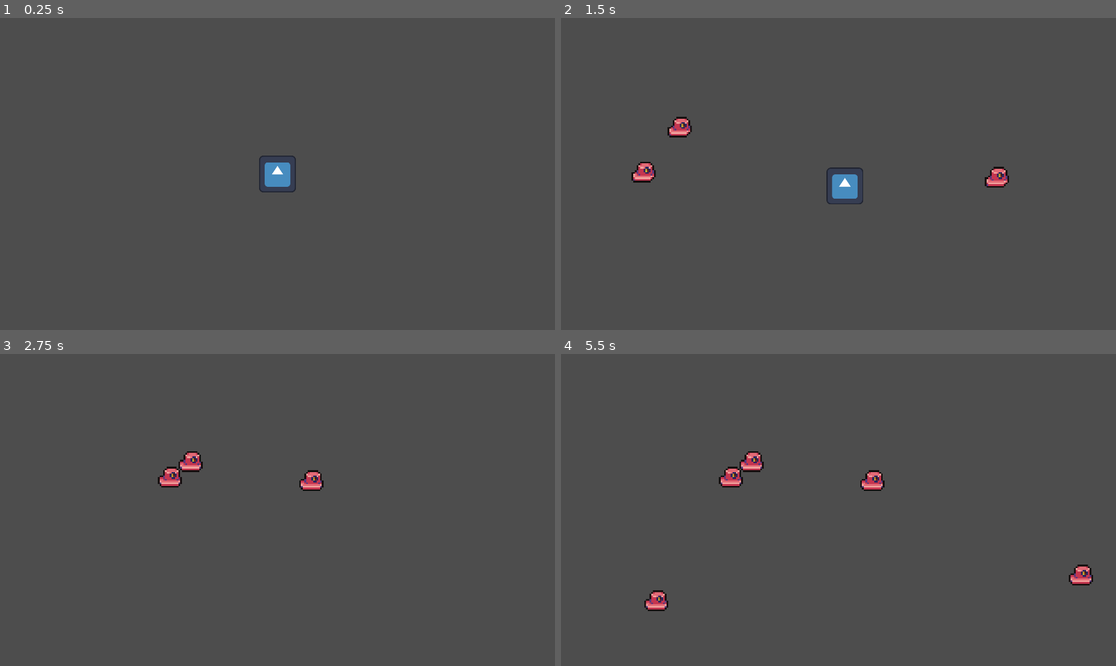
Above: before the commit, frames 1-4 (two rows, left to right).
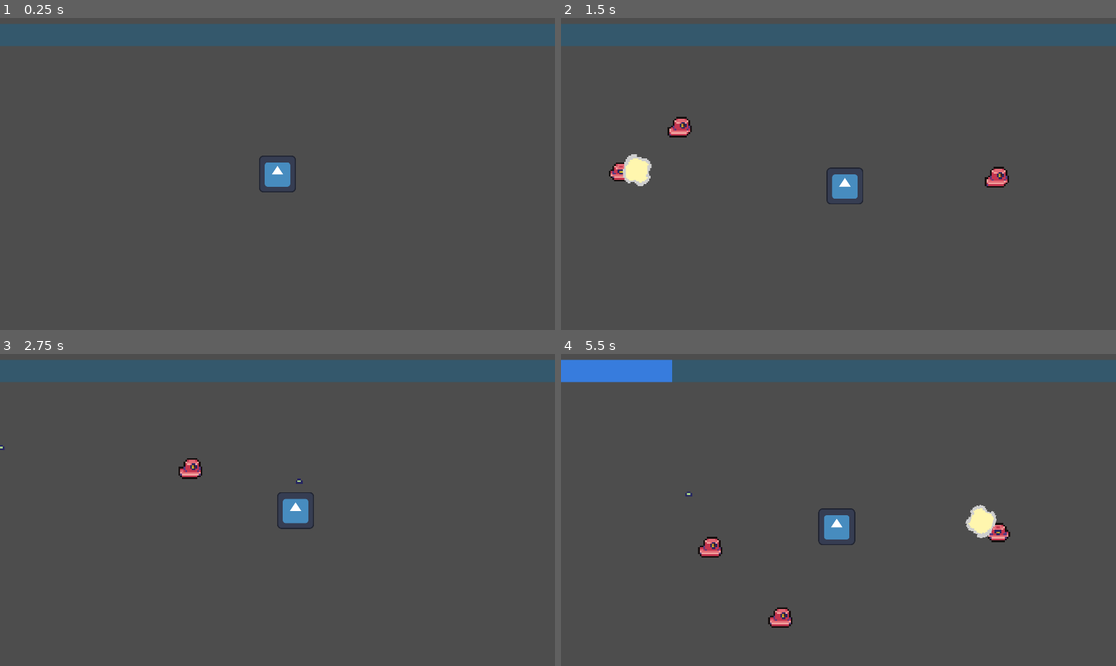
Above: after the commit, the same moments.

Repository: DragonEyeGames/Alien-Fun
Game: Godot game, scene res://main.tscn
Two runs of this game, one before a commit and one after it. Both use one fixed random seed, a clock stepped at 60 frames per second and the inputs below. The engine's default icon, where the game draws it, is replaced by a stand-in: a white triangle on a blue panel in a dark square.
Inputs:
- Up to frame 1 (0.25 s): no input
- Up to frame 2 (1.5 s): tap Enter at 0.5 s; hold D (Right) 0.53-1.28 s; tap Alt at 0.6 s; hold S (Down) from 1.28 s (still down); tap Shift at 1.35 s
- Up to frame 3 (2.75 s): release S (Down) at 2.03 s; hold D (Right) from 2.03 s (still down); tap Alt at 2.1 s
- Up to frame 4 (5.5 s): release D (Right) at 2.78 s; hold W (Up) 2.78-3.53 s; tap Shift at 2.85, 4.35 s; hold A (Left) 3.53-5.03 s; tap Alt at 3.6, 5.1 s; tap Space at 5 s; hold S (Down) from 5.03 s (still down)

The runs differ from the first frame. In frame 1, 6.9% of the frame differs, in the area x 0-100%, y 2-9%; in frame 2, 7.5%; in frame 3, 8.2%; in frame 4, 9.7%, in the area x 0-100%, y 1-88%.

Commit message:
Level Up WIP
msking it so the player can level up!

Diff:
--- /dev/null
+++ b/WeaponManager.gd
@@ -0,0 +1,26 @@
+extends Node
+
+var items = {
+	"fireball": {
+		"level": 1,
+		"stats" : {
+			"damage": 5,
+			"speed": 2,
+			"size": 1.0,
+			"count": 1
+		}
+	},
+
+	"shield": {
+		"level": 1,
+		"max_level": 5,
+		"stats": {
+			"hp": 100,
+			"regen": 1.0
+		},
+		"upgrades": {
+			"hp": 1.30,
+			"regen": 1.05
+		}
+	}
+}
--- a/enemy.gd
+++ b/enemy.gd
@@ -17,6 +17,7 @@
 		if(canAttack and len(attacking)>=1):
 			canAttack=false
 			for item in attacking:
+				print("Badook")
 				item.attack(damage)
 			await get_tree().create_timer(attackTime).timeout
 			canAttack=true
--- a/enemy.tscn
+++ b/enemy.tscn
@@ -130,6 +130,7 @@
 collision_mask = 3
 script = ExtResource("1_4gyqm")
 speed = 0.9
+damage = 1
 
 [node name="Icon" type="AnimatedSprite2D" parent="."]
 texture_filter = 1
--- a/fireball.gd
+++ b/fireball.gd
@@ -6,7 +6,7 @@
 	velocity=target.global_position-global_position
 	look_at(target.global_position)
 	rotation_degrees-=90
-	velocity*=3
+	velocity*=2
 
 func _physics_process(_delta: float) -> void:
 	move_and_slide()
--- /dev/null
+++ b/hud.gd
@@ -0,0 +1,52 @@
+extends CanvasLayer
+
+@export var player: Player
+var xpOffset:=0.0
+var bar: ProgressBar
+var options=["Fireball", "Lightning", "Player"]
+var powerups = [["Damage", "Projectiles", "Speed", "Size"], ["Speed", "Health"]]
+func _ready() -> void:
+	bar=$ProgressBar
+
+func _process(_delta: float) -> void:
+	bar.value=player.xp-xpOffset
+	if(bar.value >=bar.max_value):
+		bar.value-=bar.max_value
+		xpOffset+=bar.max_value
+		bar.max_value+=round((bar.max_value/2))
+		levelUp()
+
+func levelUp():
+	get_tree().paused=true
+	var backupOptions = options.duplicate()
+	var choice = backupOptions.pick_random()
+
+	var backupPowers = powerups.duplicate()
+
+	$LevelUp/VBoxContainer/Slot/RichTextLabel.text=choice
+	var backupPowerList = backupPowers[options.find(choice)]
+	backupOptions.erase(choice)
+	var item1 = backupPowerList.pick_random()
+	backupPowerList.erase(item1)
+	var item2 = backupPowerList.pick_random()
+	backupPowerList.erase(item2)
+	$LevelUp/VBoxContainer/Slot/RichTextLabel2.text=item1 + ": 1 -> 2, " + item2 + ": 1 -> 2"
+	choice = backupOptions.pick_random()
+	$LevelUp/VBoxContainer/Slot2/RichTextLabel.text=choice
+	backupOptions.erase(choice)
+	choice = backupOptions.pick_random()
+	$LevelUp/VBoxContainer/Slot3/RichTextLabel.text=choice
+	backupOptions.erase(choice)
+	$LevelUp.visible=true
+
+
+func _on__pressed() -> void:
+	print("1")
+
+
+func _on_two_pressed() -> void:
+	print("2")
+
+
+func _on_three_pressed() -> void:
+	print("3")
--- /dev/null
+++ b/hud.tscn
@@ -0,0 +1,232 @@
+[gd_scene load_steps=5 format=3 uid="uid://b63htkdr5kjxk"]
+
+[ext_resource type="Script" uid="uid://d3otae7uu46w" path="res://hud.gd" id="1_37p78"]
+[ext_resource type="FontFile" uid="uid://7we6om3e3y5a" path="res://SpaceShards-RpExo.ttf" id="2_64ctp"]
+
+[sub_resource type="StyleBoxFlat" id="StyleBoxFlat_37p78"]
+bg_color = Color(0.20452014, 0.34521127, 0.4255934, 1)
+
+[sub_resource type="StyleBoxFlat" id="StyleBoxFlat_64ctp"]
+bg_color = Color(0.21514505, 0.4861815, 0.86815435, 1)
+
+[node name="HUD" type="CanvasLayer"]
+process_mode = 3
+script = ExtResource("1_37p78")
+
+[node name="ProgressBar" type="ProgressBar" parent="."]
+anchors_preset = 14
+anchor_top = 0.5
+anchor_right = 1.0
+anchor_bottom = 0.5
+offset_top = -519.0
+offset_bottom = -443.0
+grow_horizontal = 2
+grow_vertical = 2
+theme_override_styles/background = SubResource("StyleBoxFlat_37p78")
+theme_override_styles/fill = SubResource("StyleBoxFlat_64ctp")
+max_value = 10.0
+show_percentage = false
+
+[node name="LevelUp" type="Control" parent="."]
+visible = false
+z_index = 1
+layout_mode = 3
+anchors_preset = 0
+offset_left = 596.0
+offset_top = 242.0
+offset_right = 1306.0
+offset_bottom = 841.0
+
+[node name="ColorRect2" type="ColorRect" parent="LevelUp"]
+z_index = -1
+layout_mode = 1
+anchors_preset = 15
+anchor_right = 1.0
+anchor_bottom = 1.0
+offset_left = -6.0
+offset_top = -4.0
+offset_right = 7.0
+offset_bottom = 5.0
+grow_horizontal = 2
+grow_vertical = 2
+color = Color(0, 0, 0, 1)
+
+[node name="ColorRect" type="ColorRect" parent="LevelUp"]
+z_index = -1
+layout_mode = 1
+anchors_preset = 15
+anchor_right = 1.0
+anchor_bottom = 1.0
+grow_horizontal = 2
+grow_vertical = 2
+color = Color(0.99607843, 0.99607843, 0.85490197, 1)
+
+[node name="RichTextLabel" type="RichTextLabel" parent="LevelUp"]
+layout_mode = 0
+offset_top = -4.0
+offset_right = 716.0
+offset_bottom = 112.0
+theme_override_colors/default_color = Color(0, 0, 0, 1)
+theme_override_fonts/normal_font = ExtResource("2_64ctp")
+theme_override_font_sizes/normal_font_size = 100
+text = "Level Up"
+horizontal_alignment = 1
+vertical_alignment = 1
+
+[node name="VBoxContainer" type="VBoxContainer" parent="LevelUp"]
+layout_mode = 0
+offset_left = 11.0
+offset_top = 124.0
+offset_right = 698.0
+offset_bottom = 722.0
+
+[node name="Slot" type="Control" parent="LevelUp/VBoxContainer"]
+custom_minimum_size = Vector2(0, 150)
+layout_mode = 2
+
+[node name="ColorRect" type="ColorRect" parent="LevelUp/VBoxContainer/Slot"]
+layout_mode = 1
+anchors_preset = 15
+anchor_right = 1.0
+anchor_bottom = 1.0
+grow_horizontal = 2
+grow_vertical = 2
+mouse_filter = 2
+color = Color(0.35686275, 0.5568628, 0, 1)
+
+[node name="RichTextLabel" type="RichTextLabel" parent="LevelUp/VBoxContainer/Slot"]
+layout_mode = 0
+offset_top = 3.0
+offset_right = 687.0
+offset_bottom = 65.0
+mouse_filter = 2
+theme_override_colors/default_color = Color(0, 0, 0, 1)
+theme_override_fonts/normal_font = ExtResource("2_64ctp")
+theme_override_font_sizes/normal_font_size = 54
+text = "Fireball"
+horizontal_alignment = 1
+vertical_alignment = 1
+
+[node name="RichTextLabel2" type="RichTextLabel" parent="LevelUp/VBoxContainer/Slot"]
+layout_mode = 0
+offset_top = 67.0
+offset_right = 687.0
+offset_bottom = 150.0
+mouse_filter = 2
+theme_override_colors/default_color = Color(0, 0, 0, 1)
+theme_override_fonts/normal_font = ExtResource("2_64ctp")
+theme_override_font_sizes/normal_font_size = 41
+text = "Projectiles: 1 -> 2, Damage: 3 -> 5"
+horizontal_alignment = 1
+vertical_alignment = 1
+
+[node name="1" type="Button" parent="LevelUp/VBoxContainer/Slot"]
+layout_mode = 1
+anchors_preset = 15
+anchor_right = 1.0
+anchor_bottom = 1.0
+grow_horizontal = 2
+grow_vertical = 2
+flat = true
+
+[node name="Slot2" type="Control" parent="LevelUp/VBoxContainer"]
+custom_minimum_size = Vector2(0, 150)
+layout_mode = 2
+
+[node name="ColorRect" type="ColorRect" parent="LevelUp/VBoxContainer/Slot2"]
+layout_mode = 1
+anchors_preset = 15
+anchor_right = 1.0
+anchor_bottom = 1.0
+grow_horizontal = 2
+grow_vertical = 2
+mouse_filter = 2
+color = Color(0.8862745, 0.5137255, 0, 1)
+
+[node name="RichTextLabel" type="RichTextLabel" parent="LevelUp/VBoxContainer/Slot2"]
+layout_mode = 0
+offset_top = 3.0
+offset_right = 687.0
+offset_bottom = 65.0
+mouse_filter = 2
+theme_override_colors/default_color = Color(0, 0, 0, 1)
+theme_override_fonts/normal_font = ExtResource("2_64ctp")
+theme_override_font_sizes/normal_font_size = 54
+text = "Lightning"
+horizontal_alignment = 1
+vertical_alignment = 1
+
+[node name="RichTextLabel2" type="RichTextLabel" parent="LevelUp/VBoxContainer/Slot2"]
+layout_mode = 0
+offset_top = 67.0
+offset_right = 687.0
+offset_bottom = 150.0
+mouse_filter = 2
+theme_override_colors/default_color = Color(0, 0, 0, 1)
+theme_override_fonts/normal_font = ExtResource("2_64ctp")
+theme_override_font_sizes/normal_font_size = 41
+text = "Projectiles: 0 -> 4, Damage: 0 -> 1"
+horizontal_alignment = 1
+vertical_alignment = 1
+
+[node name="2" type="Button" parent="LevelUp/VBoxContainer/Slot2"]
+layout_mode = 1
+anchors_preset = 15
+anchor_right = 1.0
+anchor_bottom = 1.0
+grow_horizontal = 2
+grow_vertical = 2
+flat = true
+
+[node name="Slot3" type="Control" parent="LevelUp/VBoxContainer"]
+custom_minimum_size = Vector2(0, 150)
+layout_mode = 2
+
+[node name="ColorRect" type="ColorRect" parent="LevelUp/VBoxContainer/Slot3"]
+layout_mode = 1
+anchors_preset = 15
+anchor_right = 1.0
+anchor_bottom = 1.0
+grow_horizontal = 2
+grow_vertical = 2
+mouse_filter = 2
+color = Color(0.34872898, 0.6224446, 0.98377293, 1)
+
+[node name="RichTextLabel" type="RichTextLabel" parent="LevelUp/VBoxContainer/Slot3"]
+layout_mode = 0
+offset_top = 3.0
+offset_right = 687.0
+offset_bottom = 65.0
+mouse_filter = 2
+theme_override_colors/default_color = Color(0, 0, 0, 1)
+theme_override_fonts/normal_font = ExtResource("2_64ctp")
+theme_override_font_sizes/normal_font_size = 54
+text = "Player"
+horizontal_alignment = 1
+vertical_alignment = 1
+
+[node name="RichTextLabel2" type="RichTextLabel" parent="LevelUp/VBoxContainer/Slot3"]
+layout_mode = 0
+offset_top = 67.0
+offset_right = 687.0
+offset_bottom = 150.0
+mouse_filter = 2
+theme_override_colors/default_color = Color(0, 0, 0, 1)
+theme_override_fonts/normal_font = ExtResource("2_64ctp")
+theme_override_font_sizes/normal_font_size = 41
+text = "Speed: 100 -> 105, Health: 100 -> 110"
+horizontal_alignment = 1
+vertical_alignment = 1
+
+[node name="3" type="Button" parent="LevelUp/VBoxContainer/Slot3"]
+layout_mode = 1
+anchors_preset = 15
+anchor_right = 1.0
+anchor_bottom = 1.0
+grow_horizontal = 2
+grow_vertical = 2
+flat = true
+
+[connection signal="pressed" from="LevelUp/VBoxContainer/Slot/1" to="." method="_on__pressed"]
+[connection signal="pressed" from="LevelUp/VBoxContainer/Slot2/2" to="." method="_on_two_pressed"]
+[connection signal="pressed" from="LevelUp/VBoxContainer/Slot3/3" to="." method="_on_three_pressed"]
--- a/main.tscn
+++ b/main.tscn
@@ -1,20 +1,25 @@
-[gd_scene load_steps=4 format=3 uid="uid://dnnka5th1gldj"]
+[gd_scene load_steps=6 format=3 uid="uid://dnnka5th1gldj"]
 
 [ext_resource type="PackedScene" uid="uid://bsqgmksc0bna4" path="res://player.tscn" id="1_ig7tw"]
 [ext_resource type="Script" uid="uid://bdtgp3fkcxsqy" path="res://spawnController.gd" id="2_0xm2m"]
+[ext_resource type="PackedScene" uid="uid://xpvqcnr0u5oj" path="res://playerAttacks/fireballSpawner.tscn" id="2_1bvp3"]
 [ext_resource type="PackedScene" uid="uid://124iuoprje5g" path="res://enemy.tscn" id="3_h2yge"]
+[ext_resource type="PackedScene" uid="uid://b63htkdr5kjxk" path="res://hud.tscn" id="5_lquwl"]
 
 [node name="Node2D" type="Node2D"]
 
 [node name="Player" parent="." instance=ExtResource("1_ig7tw")]
 collision_layer = 0
-waitTime = 1.0
-health = 20
 
 [node name="MainCamera" type="Camera2D" parent="Player"]
 position_smoothing_enabled = true
+
+[node name="FireballSpawner" parent="Player" instance=ExtResource("2_1bvp3")]
 
 [node name="SpawnController" type="Node2D" parent="." node_paths=PackedStringArray("player")]
 script = ExtResource("2_0xm2m")
 player = NodePath("../Player")
 enemies = Array[PackedScene]([ExtResource("3_h2yge")])
+
+[node name="HUD" parent="." node_paths=PackedStringArray("player") instance=ExtResource("5_lquwl")]
+player = NodePath("../Player")
--- a/player.gd
+++ b/player.gd
@@ -5,7 +5,7 @@
 
 @export var waitTime:=1.0
 
-@export var health=20
+@export var health=100
 
 func _physics_process(_delta: float) -> void:
 	velocity=Input.get_vector("Left", "Right", "Up", "Down")
@@ -14,5 +14,6 @@
 
 func attack(damage):
 	health-=damage
-	visible=false
-	get_tree().paused=true
+	if(health<=0):
+		visible=false
+		get_tree().paused=true
--- a/project.godot
+++ b/project.godot
@@ -15,6 +15,10 @@
 config/features=PackedStringArray("4.5", "GL Compatibility")
 config/icon="res://icon.svg"
 
+[autoload]
+
+WeaponManager="*res://WeaponManager.gd"
+
 [display]
 
 window/size/viewport_width=1920
@@ -24,6 +28,12 @@
 [editor_plugins]
 
 enabled=PackedStringArray("res://addons/godot_super-wakatime/plugin.cfg")
+
+[file_customization]
+
+folder_colors={
+"res://playerAttacks/": "red"
+}
 
 [input]
 
--- a/spawnController.gd
+++ b/spawnController.gd
@@ -25,5 +25,5 @@
 			offset.y=-offset.y
 		toSpawn.global_position=player.global_position+offset
 	quantity+=.25
-	await get_tree().create_timer(4).timeout
+	await get_tree().create_timer(4, false).timeout
 	spawnWave()
Binary file added: SpaceShards-RpExo.ttf
Not shown, added: SpaceShards-RpExo.ttf.import
Not shown, added: WeaponManager.gd.uid
Not shown, added: hud.gd.uid
Renamed: fireballSpawner.tscn -> playerAttacks/fireballSpawner.tscn
